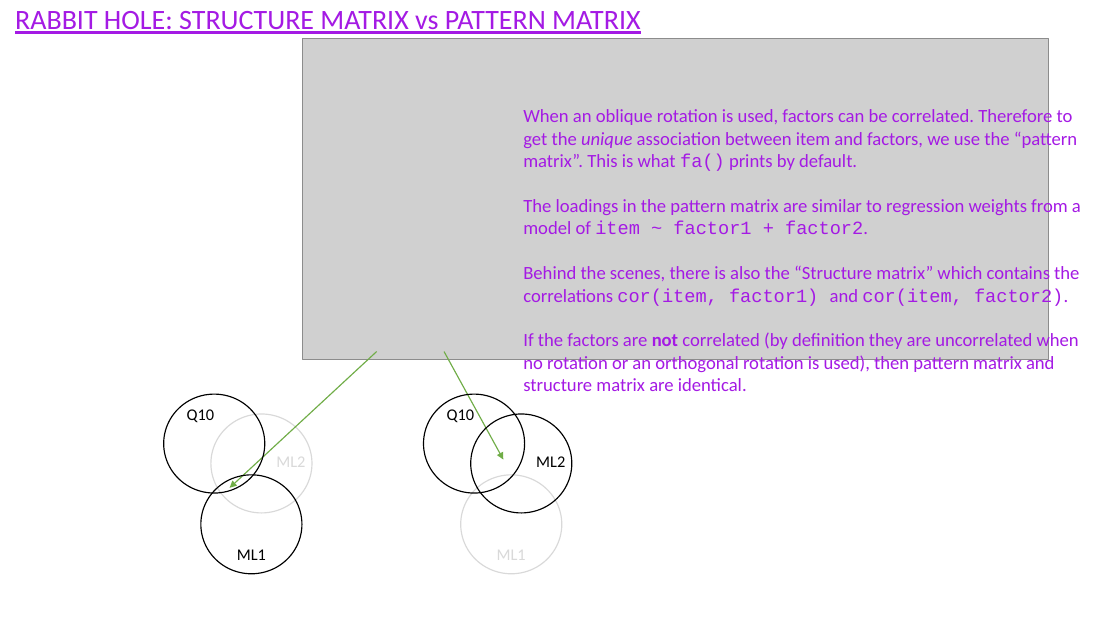
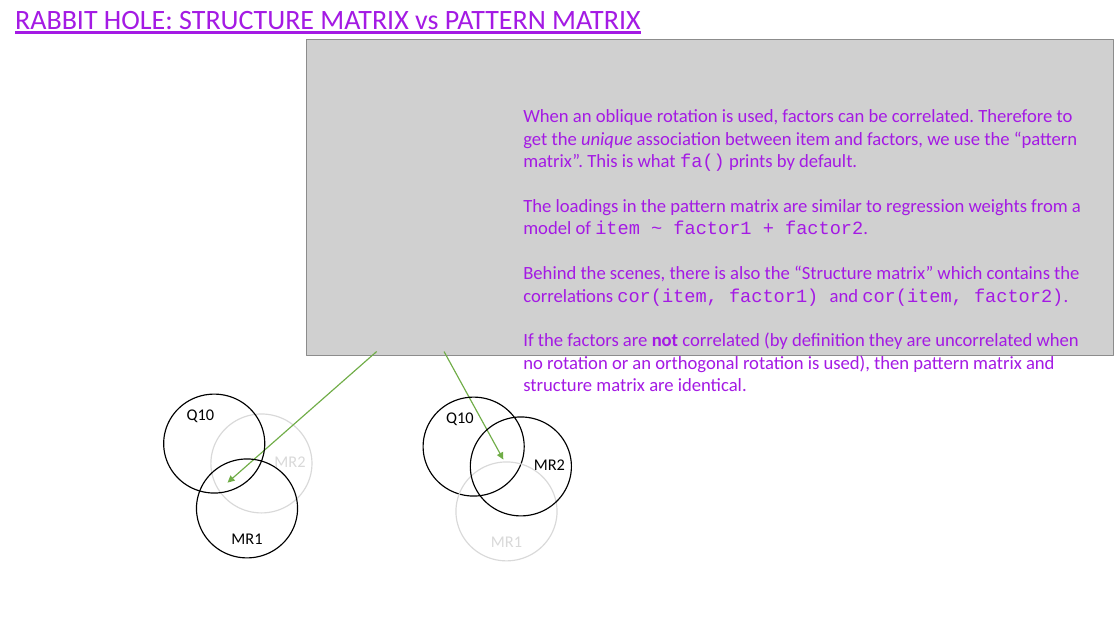
Before and after one commit to uoepsy/dapr3, a slide deck: slide 5 of dapr3_lectures/block2_fa/img_sandbox/efa_output_2627.pptx. Drawn at 1120x630 pixels with LibreOffice and Linux fonts; fonts in the diff are those of the drawing; grey boxes stand for pictures. Boxes give left, top, right and bottom in pixels: in the first picture for what was removed or moved away, otherwise in the second. Text is boxed around its words. In the diff, an @@ line names an element or a change of style, - is before the commit and + after.

```diff
--- a/dapr3_lectures/block2_fa/img_sandbox/efa_output_2627.pptx
+++ b/dapr3_lectures/block2_fa/img_sandbox/efa_output_2627.pptx
@@ picture: place and size @@
-picture at [302,38,1049,359]
+picture at [307,39,1114,355]
@@ arrow moved from (376, 352) - (229, 488) to (376, 352) - (228, 483) @@
@@ ellipse "Q10": place and size @@
-ellipse "Q10" at [423,394,524,493]
+ellipse "Q10" at [423,397,524,497]
@@ ellipse "MR1": place and size @@
-ellipse "MR1" at [201,475,302,574]
+ellipse "MR1" at [197,459,297,558]
@@ text at [274,466,305,472]: text changed @@
-ML2
+MR2
@@ ellipse added at [456,462,557,561], outline #D9D9D9 1 pt, 14 pt, text #D9D9D9 @@
+MR1
@@ ellipse removed at [460,475,561,574] @@
-ML1
@@ text added at [534,459,565,470], 14 pt, text #000000 @@
+MR2
@@ text removed at [536,456,565,467] @@
-ML2
@@ text in ellipse at [231,533,262,544]: text changed @@
-ML1
+MR1
```
Also in this commit, not shown: 12 other slides changed, 51 other files.
